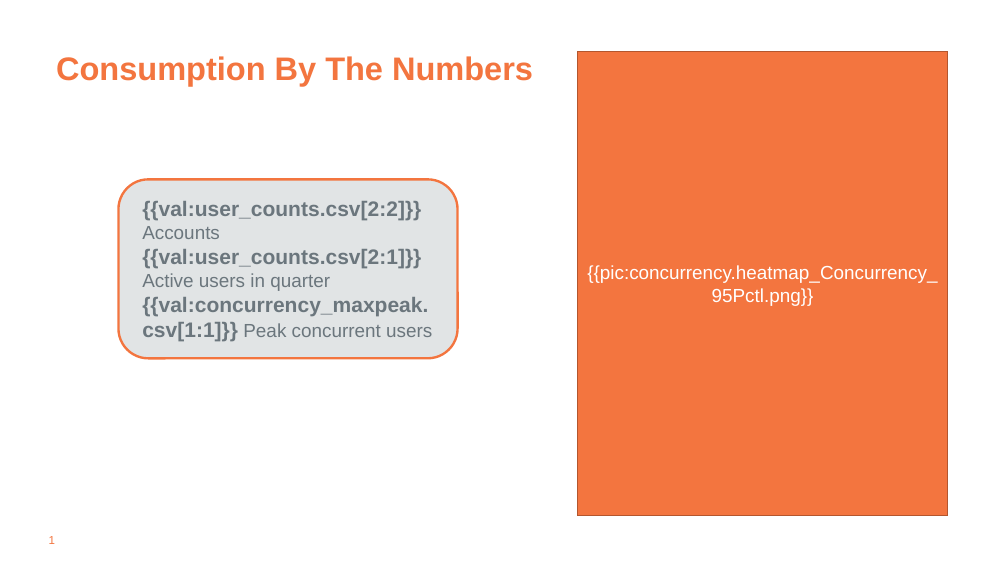
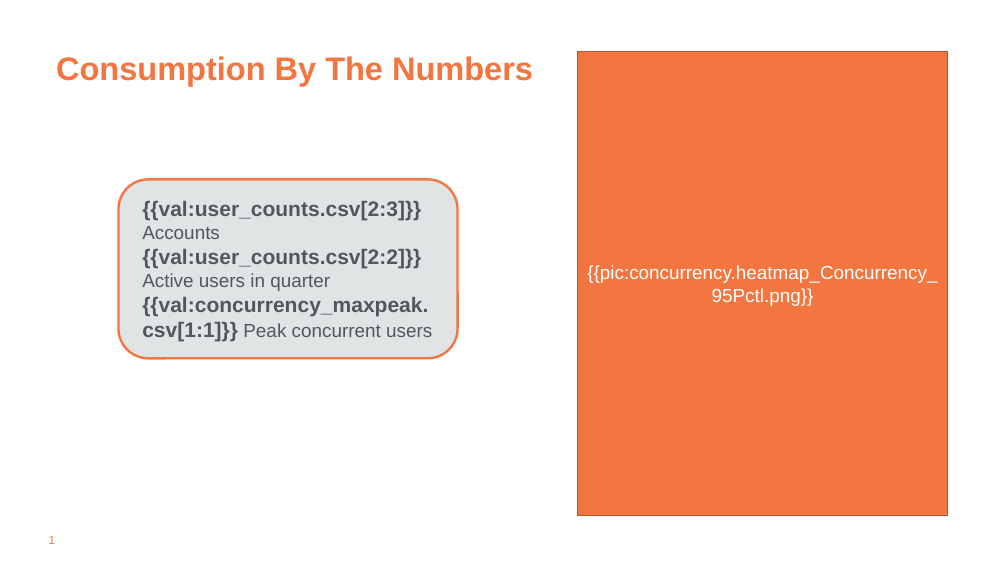
Before and after one commit to tdcoa/sql, a slide deck: slide 1 of filesets/success_plan/success_plan.pptx. Drawn at 1008x567 pixels with LibreOffice and Linux fonts; fonts in the diff are those of the drawing; background and template pictures are left out. Boxes give left, top, right and bottom in pixels: in the first picture for what was removed or moved away, otherwise in the second. Text is boxed around its words. In the diff, an @@ line names an element or a change of style, - is before the commit and + after.

```diff
--- a/filesets/success_plan/success_plan.pptx
+++ b/filesets/success_plan/success_plan.pptx
@@ text in rounded rectangle at (x1=142, y1=201, x2=421, y2=291): text changed; text colour #6B767D to #50585E @@
-{{val:user_counts.csv[2:2]}} Accounts
-{{val:user_counts.csv[2:1]}} Active users in quarter
+{{val:user_counts.csv[2:3]}} Accounts
+{{val:user_counts.csv[2:2]}} Active users in quarter
@@ text in rounded rectangle at (x1=142, y1=297, x2=432, y2=342): text colour #6B767D to #50585E in "{{val:concurrency_maxpeak.csv[1:1]}} Peak concurrent users" @@
```
Also in this commit, not shown: 1 slide removed, 1 other file.
